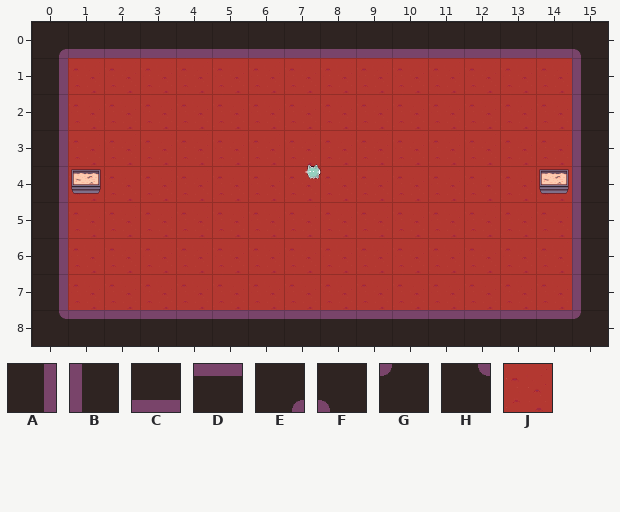
Two states of a Tiled map (JSON), assets/tiled/df_4.json. This is how it looked before the edit.
Cells are 64x64 px. Shown: x 0..15, y 0..8.
Key: from "room_tileset": A 56, B 57, C 58, D 59, E 60, F 61, G 62, H 63, J 100.
_ is an empty cell.
Objects are placed by their top-left corner, in cells (3,4 is the top-left corner of cell 3,4); size is 1x1 cell unless given.
Layers that did not change in this view are not listed.
Layer "background" before, first column x 0:
0 ________________
1 _JJJJJJJJJJJJJJ_
2 _JJJJJJJJJJJJJJ_
3 _JJJJJJJJJJJJJJ_
4 _JJJJJJJJJJJJJJ_
5 _JJJJJJJJJJJJJJ_
6 _JJJJJJJJJJJJJJ_
7 _JJJJJJJJJJJJJJ_
8 ________________
Layer "onc" before, first column x 0:
0 ECCCCCCCCCCCCCCF
1 A______________B
2 A______________B
3 A______________B
4 A______________B
5 A______________B
6 A______________B
7 A______________B
8 HDDDDDDDDDDDDDDG
After:
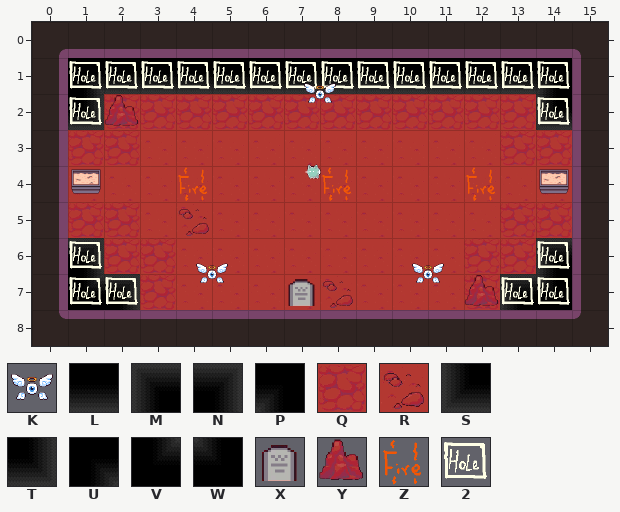
Further tiles: from "room_tileset": K 28, L 88, M 90, N 91, P 92, Q 101, R 102, S 115, T 116, U 117, V 162, W 164, X 222, Y 223, Z 225, 2 227.
Edits made:
Layer "background":
Tile J gives way to tile L in row 1 at x 2 to 13.
Tile J gives way to tile M in row 6 at x 14; in row 7 at x 13.
Tile J gives way to tile N in row 6 at x 1; in row 7 at x 2.
Tile J gives way to tile P in row 1 at x 14.
Tile J gives way to tile Q in row 2 at x 2 to 13; in row 3 at x 1 to 2 and 13 to 14; in row 5 at x 1 to 2 and 13 to 14; in row 6 at x 2 to 3 and 12 to 13; in row 7 at x 3 and 12.
Tile J gives way to tile R in row 5 at x 4; in row 7 at x 8.
Tile J gives way to tile S in row 2 at x 14.
Tile J gives way to tile T in row 2 at x 1.
Tile J gives way to tile U in row 1 at x 1.
Tile J gives way to tile V in row 7 at x 1.
Tile J gives way to tile W in row 7 at x 14.
Layer "onc":
The edit adds tile X in row 7 at x 7.
The edit adds tile Y in row 2 at x 2; in row 7 at x 12.
Layer "holes":
A new object: 2 at 14,1.
A new object: 2 at 1,1.
A new object: 2 at 2,1.
A new object: 2 at 3,1.
A new object: 2 at 4,1.
A new object: 2 at 5,1.
A new object: 2 at 6,1.
A new object: 2 at 7,1.
A new object: 2 at 8,1.
A new object: 2 at 9,1.
A new object: 2 at 10,1.
A new object: 2 at 11,1.
A new object: 2 at 12,1.
A new object: 2 at 13,1.
A new object: 2 at 14,2.
A new object: 2 at 1,2.
A new object: 2 at 1,6.
A new object: 2 at 14,6.
A new object: 2 at 1,7.
A new object: 2 at 14,7.
A new object: 2 at 2,7.
A new object: 2 at 13,7.
Layer "moving_fires":
A new object: Z "Rotating" at 4,4.
A new object: Z "Rotating" at 8,4.
A new object: Z "Rotating" at 12,4.
Layer "enemies":
A new object: K "eA_0" at 7.5,1.5.
A new object: K "eA_0" at 4.5,6.5.
A new object: K "eA_0" at 10.5,6.5.
